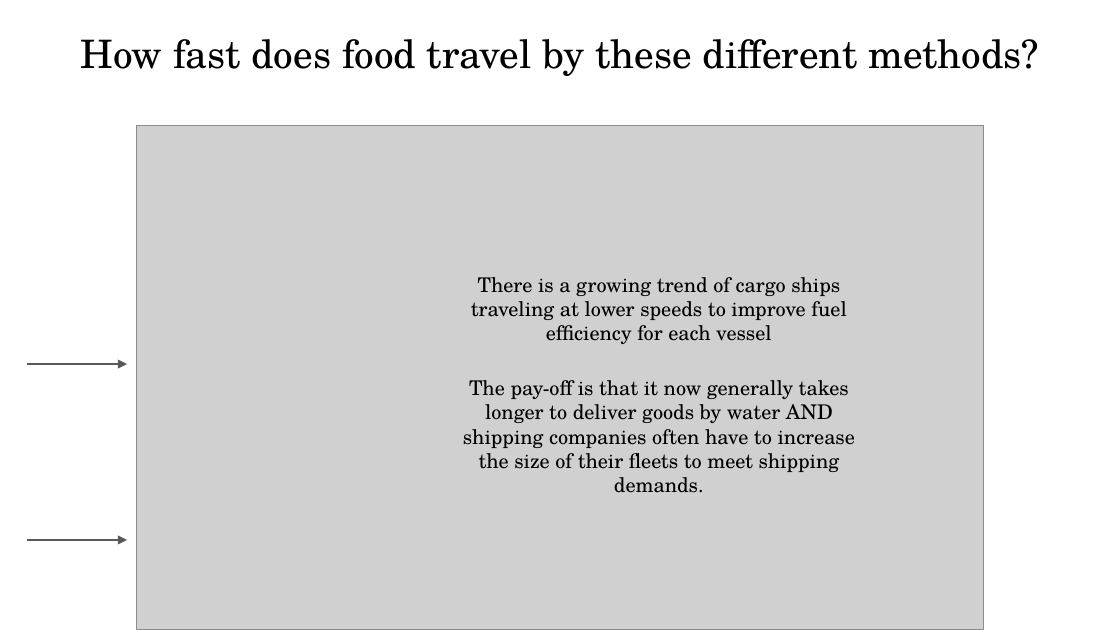
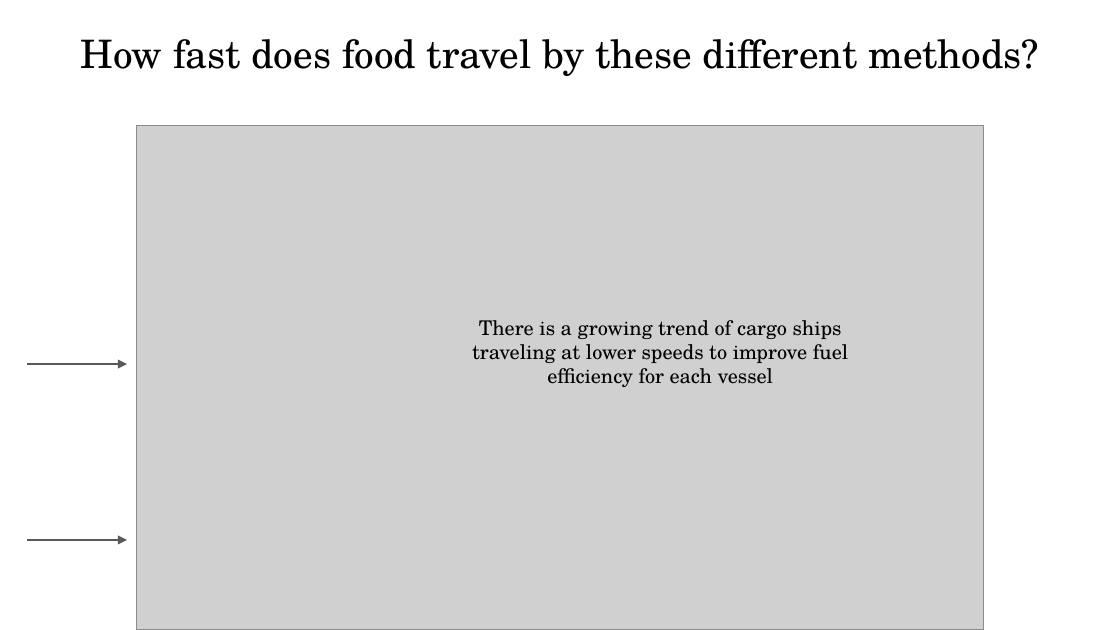
Before and after one commit to Rhunsilval/capstone, a slide deck: slide 7 of Presentation/The Cost of Moving Food - capstone.pptx (slide 9 before the commit). Drawn at 1120x630 pixels with LibreOffice and Linux fonts; fonts in the diff are those of the drawing; grey boxes stand for pictures. Boxes give left, top, right and bottom in pixels: in the first picture for what was removed or moved away, otherwise in the second. Text is boxed around its words. In the diff, an @@ line names an element or a change of style, - is before the commit and + after.

```diff
--- a/Presentation/The Cost of Moving Food - capstone.pptx
+++ b/Presentation/The Cost of Moving Food - capstone.pptx
@@ text "There is a growing trend ..." moved from (x1=471, y1=277, x2=846, y2=344) to (x1=472, y1=320, x2=848, y2=387) @@
@@ text removed at (x1=463, y1=380, x2=855, y2=493) @@
-The pay-off is that it now generally takes longer to deliver goods by water AND shipping companies often have to increase the size of their fleets to meet shipping demands.
```
Also in this commit, not shown: 10 other slides changed, 1 slide added, 16 slides removed, 3 other files.
